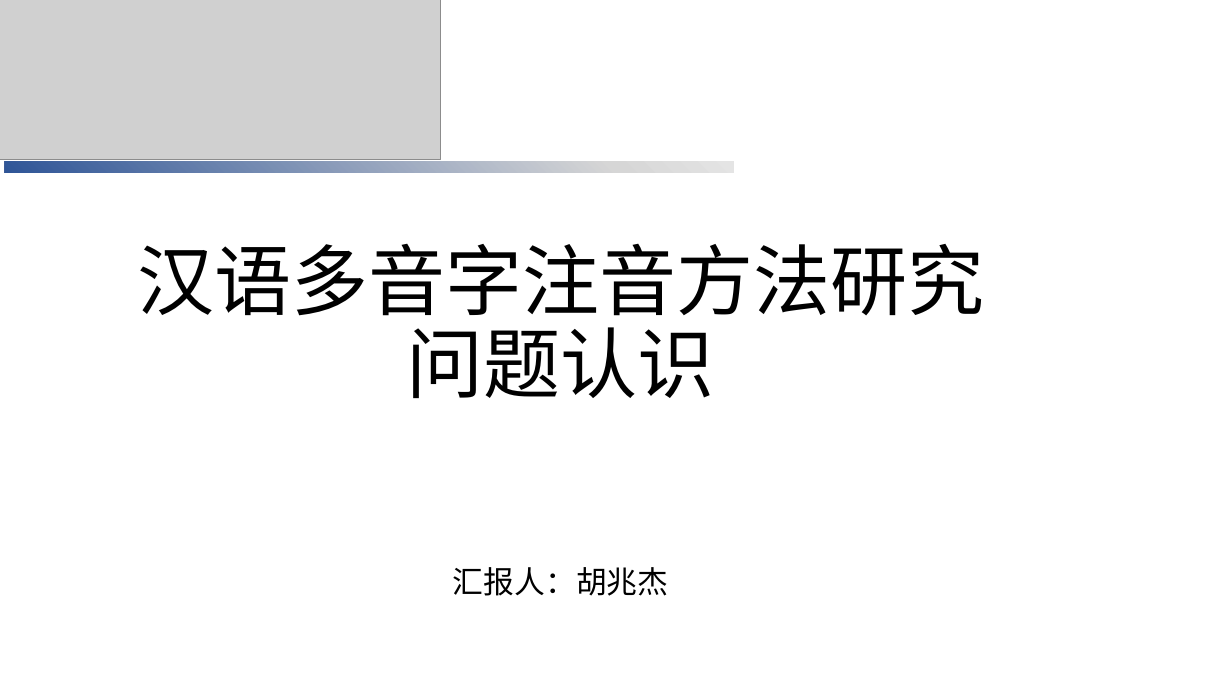
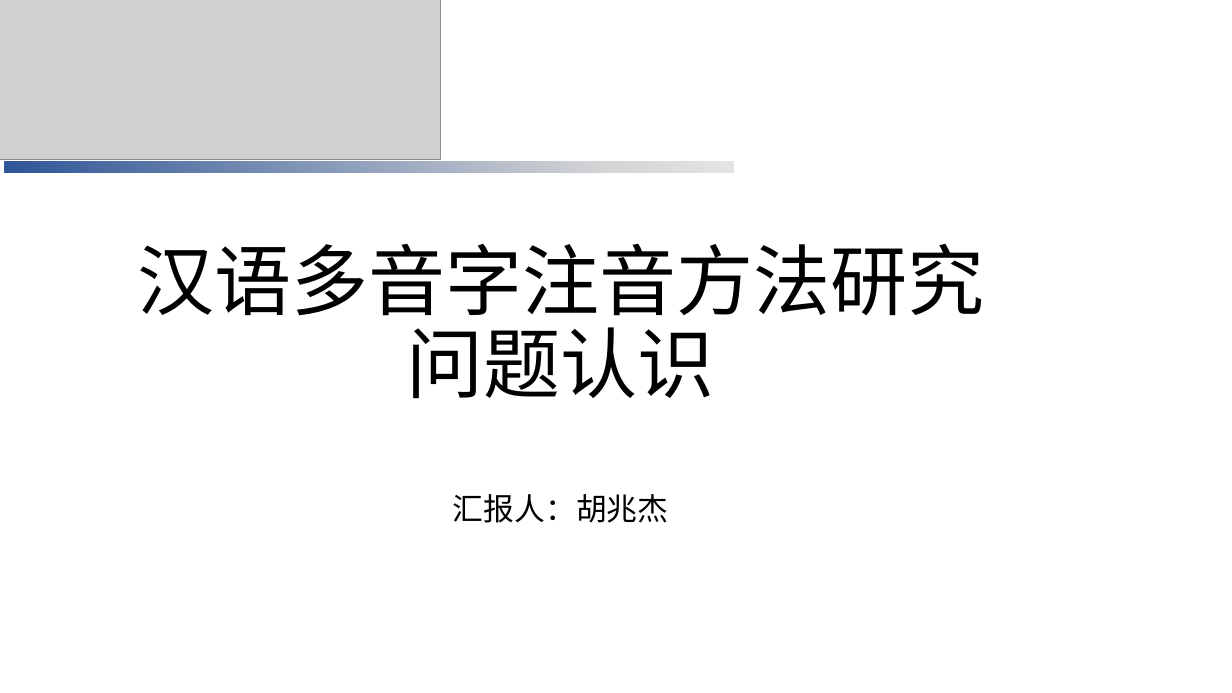
Before and after one commit to hjzin/PolyphoneDisambiguation, a slide deck: slide 1 of presentations/问题理解.pptx. Drawn at 1232x693 pixels with LibreOffice and Linux fonts; fonts in the diff are those of the drawing; grey boxes stand for pictures. Boxes give left, top, right and bottom in pixels: in the first picture for what was removed or moved away, otherwise in the second. Text is boxed around its words. In the diff, an @@ line names an element or a change of style, - is before the commit and + after.

Commit message:
问题认识-完成

```diff
--- a/presentations/问题理解.pptx
+++ b/presentations/问题理解.pptx
@@ subtitle "汇报人：胡兆杰": place and size @@
-subtitle "汇报人：胡兆杰" at <box>453,567,669,596</box>
+subtitle "汇报人：胡兆杰" at <box>453,494,669,523</box>
```
Also in this commit, not shown: 10 slides added, 1 slide removed.
